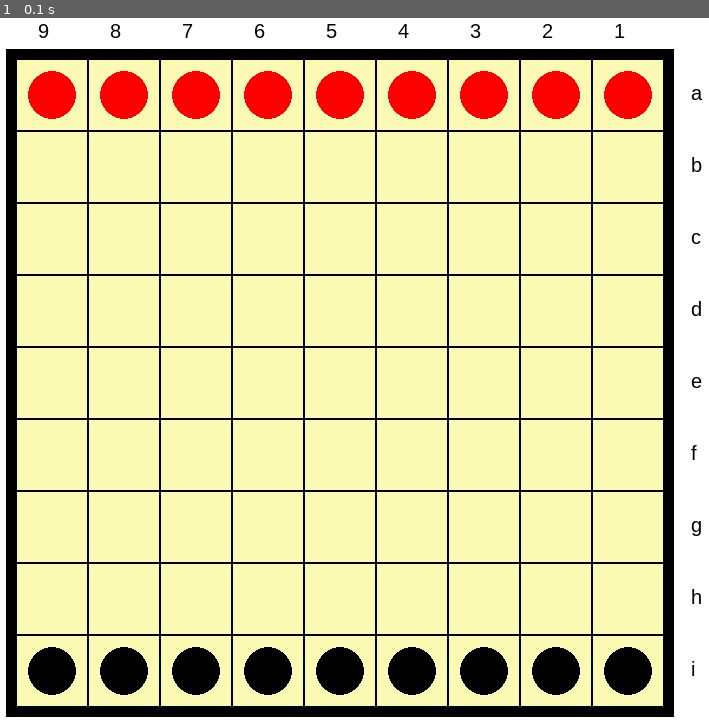
Above: before the commit, frame 1.
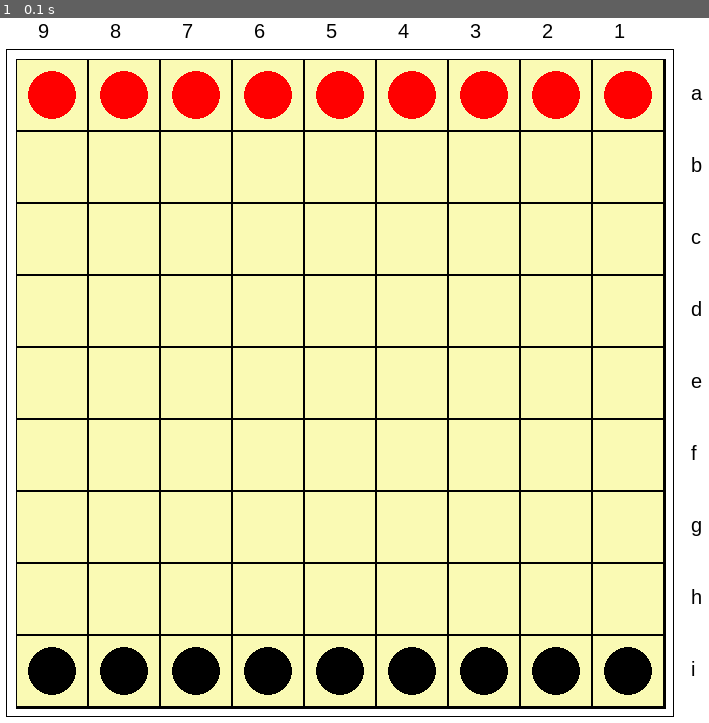
Above: after the commit, the same moment.

Repository: mark-hager/Hasami-Shogi
Game: pygame game, started from HasamiShogiGame.py
Same seed, same stepped clock (60 frames per second), same inputs: the game is played once before the commit and once after it.
Inputs:
- Up to frame 1 (0.1 s): no input

The runs differ from the first frame. In frame 1, 4.2% of the frame differs, in the area x 0-95%, y 4-100%.

Commit message:
pygame now gets pos and coordinates on board from mouseclicks

Diff:
--- a/PyGameRenderer.py
+++ b/PyGameRenderer.py
@@ -68,7 +68,7 @@
 
 # draw a black square around the game board because it looks nice
 border = pygame.Rect(40, 40, board_width + 18, board_height + 18)
-pygame.draw.rect(screen, "BLACK", border, 0)
+pygame.draw.rect(screen, "BLACK", border, 1)
 
 
 
@@ -119,3 +119,13 @@
         if event.type == pygame.QUIT:
             pygame.quit()
             sys.exit()
+        if event.type == pygame.MOUSEBUTTONDOWN:
+            # get the position of the click
+            pos = pygame.mouse.get_pos()
+            x_coord = (pos[0] - 50) // square_size
+            print(pos)
+            # invert the x coordinate since col 0 is actually col 9 on the board
+            print("X coordinate is: ", 9 - x_coord)
+            y_coord = (pos[1] - 50) // square_size
+            if y_coord >= 0 and y_coord < 9:
+                print("Y coordinate is: ", row_letters[y_coord])
